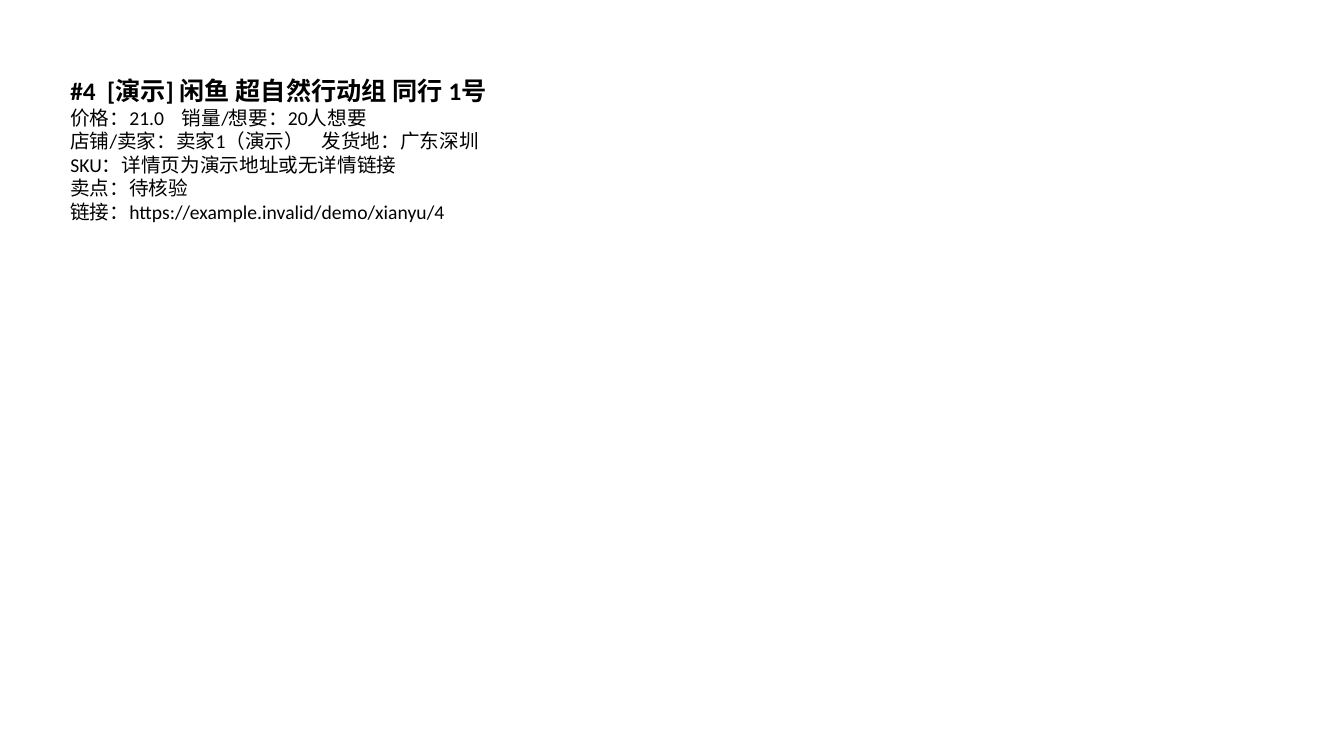
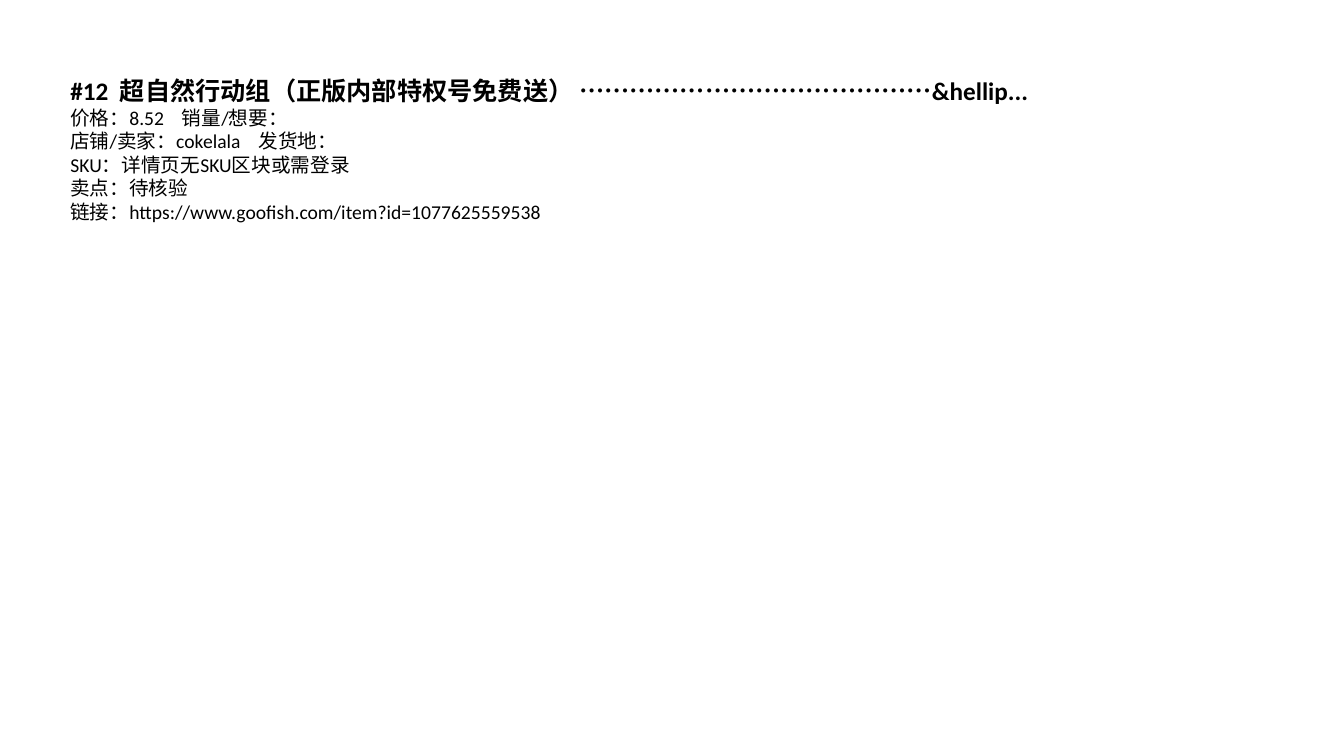
Before and after one commit to 02zhuniu-ship-it/-, a slide deck: slide 13 of archive/2026-09-30/xianyu/PPT报告/闲鱼同行爆款分析-2026-09-30.pptx (slide 5 before the commit). Drawn at 1344x756 pixels with LibreOffice and Linux fonts; fonts in the diff are those of the drawing. Boxes give left, top, right and bottom in pixels: in the first picture for what was removed or moved away, otherwise in the second. Text is boxed around its words. In the diff, an @@ line names an element or a change of style, - is before the commit and + after.

Commit message:
配置Apify令牌并启用真实竞品采集（淘宝+闲鱼）
- 将Apify API令牌写入config.json，云端无需加密口令即可使用云浏览器抓真实数据
- 修正Apify采集输入参数为 keywords[] + maxResultsPerKeyword/maxItems
- 调整关键词顺序，宽词在前，避免长尾词单独无结果
- 更新当日归档为真实采集数据（淘宝/闲鱼各15条）及真实商品图片、PPT

```diff
--- a/archive/2026-09-30/xianyu/PPT报告/闲鱼同行爆款分析-2026-09-30.pptx
+++ b/archive/2026-09-30/xianyu/PPT报告/闲鱼同行爆款分析-2026-09-30.pptx
@@ text at [70, 78, 1028, 174]: text changed @@
-#4 [演示] 闲鱼 超自然行动组 同行 1号
-价格：21.0 销量/想要：20人想要
-店铺/卖家：卖家1（演示） 发货地：广东深圳
-SKU：详情页为演示地址或无详情链接
+#12 超自然行动组（正版内部特权号免费送） ……………………………………&hellip...
+价格：8.52 销量/想要：
+店铺/卖家：cokelala 发货地：
+SKU：详情页无SKU区块或需登录
@@ text at [70, 202, 540, 223]: text changed @@
-链接：https://example.invalid/demo/xianyu/4
+链接：https://www.goofish.com/item?id=1077625559538
```
Also in this commit, not shown: 10 other slides changed, 5 slides added, 42 other files.
